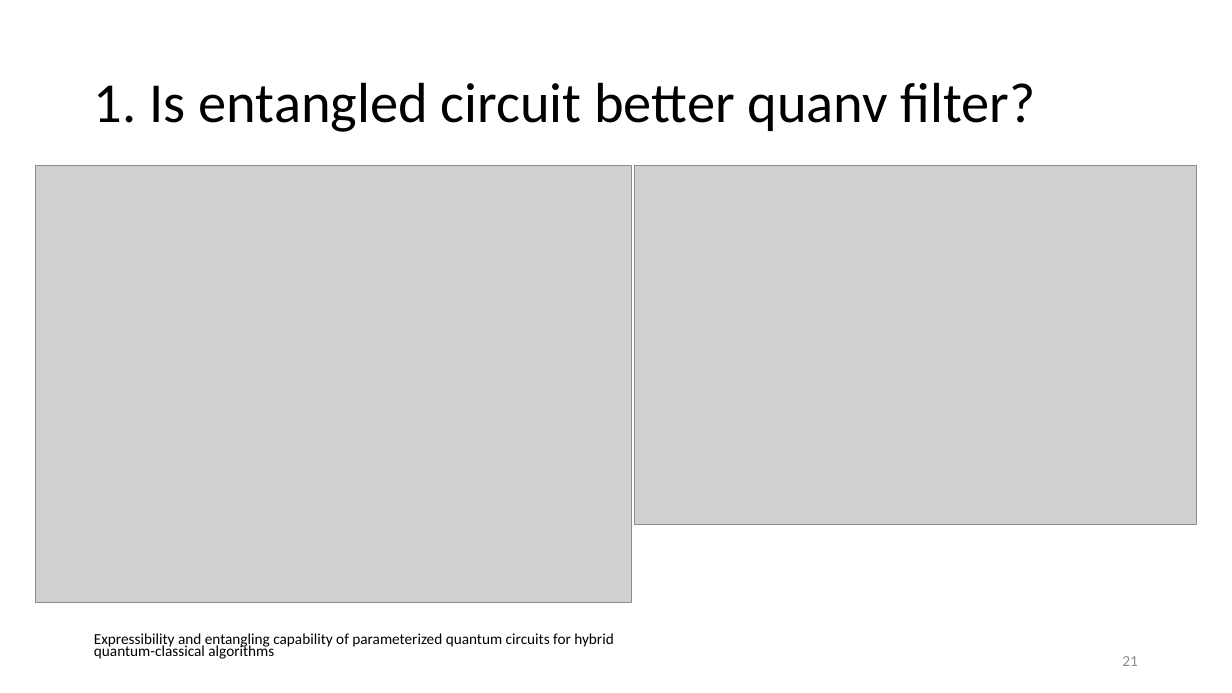
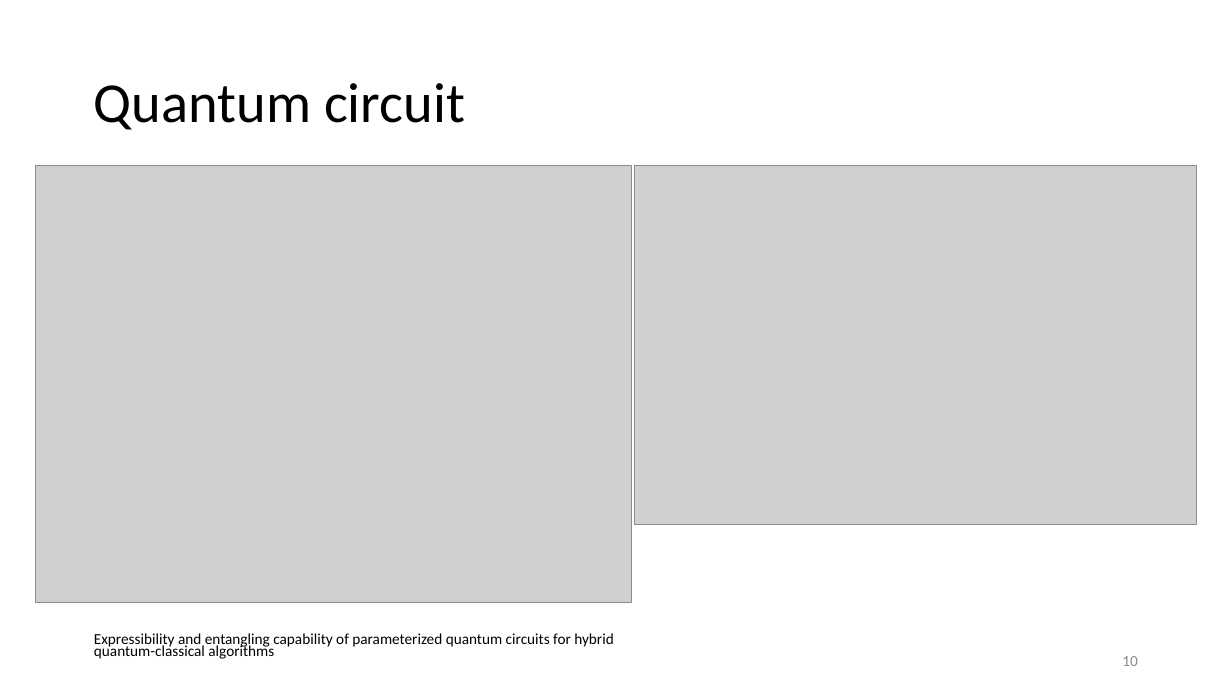
Before and after one commit to vutuanhai237/DynamicQNN, a slide deck: slide 10 of thesis/Quanvolutional neural network.pptx (slide 21 before the commit). Drawn at 1232x693 pixels with LibreOffice and Linux fonts; fonts in the diff are those of the drawing; grey boxes stand for pictures. Boxes give left, top, right and bottom in pixels: in the first picture for what was removed or moved away, otherwise in the second. Text is boxed around its words. In the diff, an @@ line names an element or a change of style, - is before the commit and + after.

```diff
--- a/thesis/Quanvolutional neural network.pptx
+++ b/thesis/Quanvolutional neural network.pptx
@@ title at [94, 83, 465, 130]: text changed @@
-1. Is entangled circuit better quanv filter?
+Quantum circuit
@@ page number at [1122, 656, 1138, 666]: text changed @@
-21
+10
```
Also in this commit, not shown: 11 other slides changed, 3 slides added, 10 slides removed.
